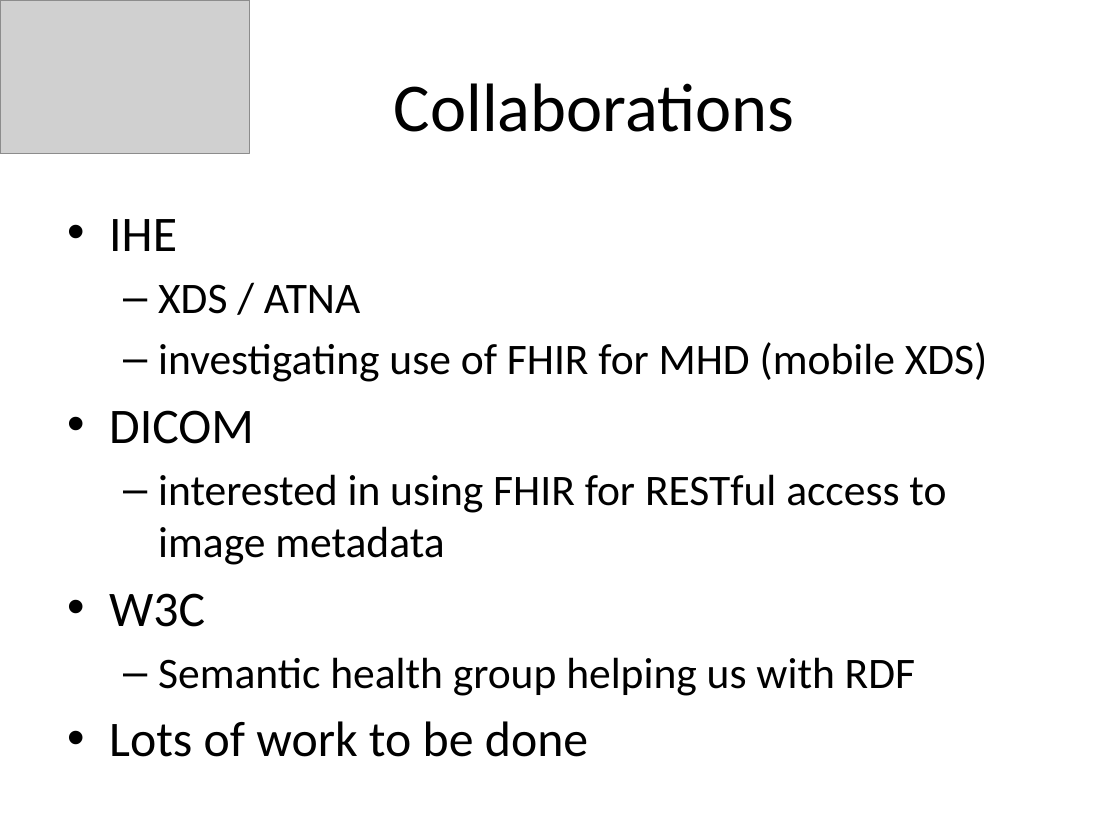
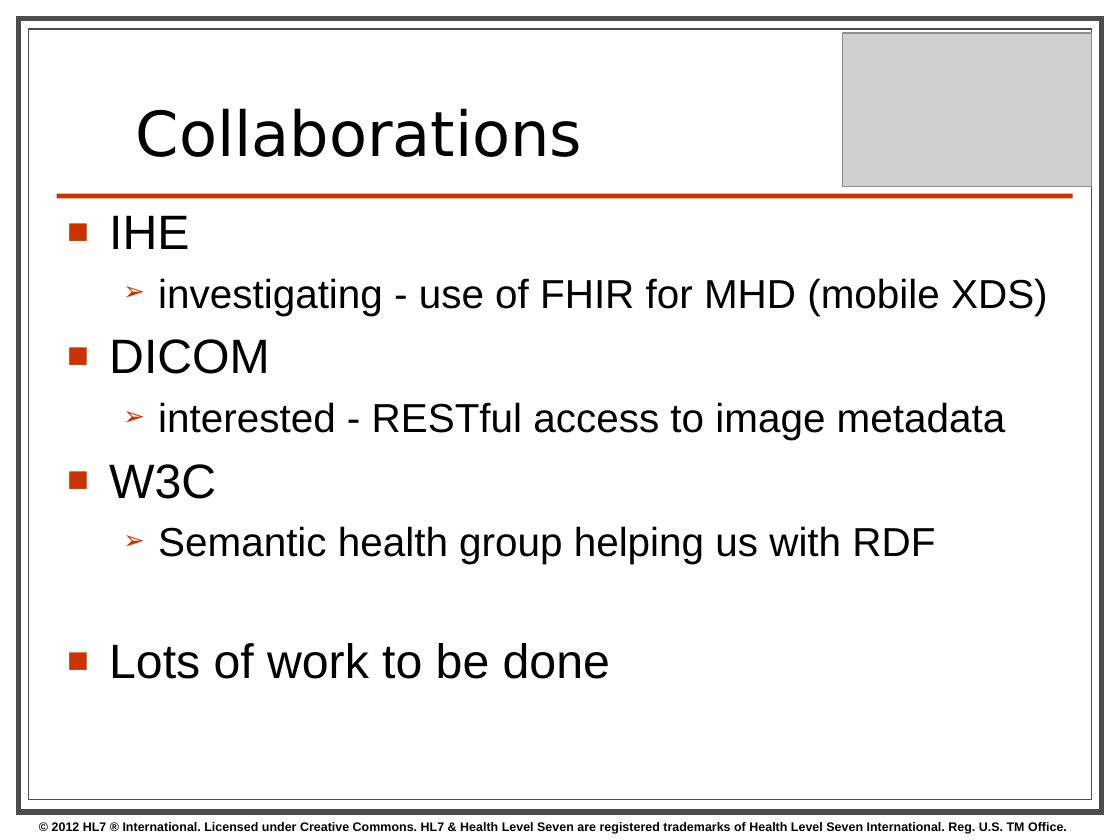
Before and after one commit to vista-novo/fhir, a slide deck: slide 17 of presentations/2012 Dec Webinar/FHIR Webinar.pptx (slide 16 before the commit). Drawn at 1120x840 pixels with LibreOffice and Linux fonts; fonts in the diff are those of the drawing; grey boxes stand for pictures; background and template pictures are left out. Boxes give left, top, right and bottom in pixels: in the first picture for what was removed or moved away, otherwise in the second. Text is boxed around its words. In the diff, an @@ line names an element or a change of style, - is before the commit and + after.

```diff
--- a/presentations/2012 Dec Webinar/FHIR Webinar.pptx
+++ b/presentations/2012 Dec Webinar/FHIR Webinar.pptx
@@ rectangle added at (x1=19, y1=19, x2=1102, y2=812), fill #FFFFFF, outline #4D4D4D 3.5 pt @@
@@ rectangle added at (x1=28, y1=29, x2=1091, y2=800), fill #FFFFFF, outline #4D4D4D 0.75 pt @@
@@ title "Collaborations" at (x1=136, y1=108, x2=582, y2=157): size 44 to 40 pt, font Calibri to DejaVu Sans; alignment centre to left; line spacing 1 to 0.8; vertical alignment middle to bottom @@
@@ picture moved from (x1=0, y1=0, x2=250, y2=153) to (x1=842, y1=32, x2=1092, y2=186) @@
@@ line added from (57, 196) to (1073, 196), #CC3300 3 pt @@
@@ text at (x1=109, y1=215, x2=935, y2=679): size 32 to 31 pt in "IHE", "DICOM", "W3C", "Lots of work to be done"; font Calibri to Arial in "IHE", "DICOM", "W3C", "Semantic health group helping us with RDF" and 1 more places; size 28 to 26 pt in "Semantic health group helping us with RDF"; bullet • to ■; bullet – to ➢ @@
@@ text at (x1=158, y1=278, x2=1048, y2=315): text changed; size 28 to 26 pt; font Calibri to Arial @@
-  – XDS / ATNA
-  – investigating use of FHIR for MHD (mobile XDS)
+  ➢ investigating - use of FHIR for MHD (mobile XDS)
@@ text at (x1=158, y1=402, x2=1006, y2=440): text changed; size 28 to 26 pt; font Calibri to Arial @@
-  – interested in using FHIR for RESTful access to image metadata
+  ➢ interested - RESTful access to image metadata
@@ text added at (x1=52, y1=822, x2=1067, y2=834), 8 pt, text #000000, bold @@
+© 2012 HL7 ® International. Licensed under Creative Commons. HL7 & Health Level Seven are registered trademarks of Health Level Seven International. Reg. U.S. TM Office.
```
Also in this commit, not shown: 16 other slides changed, 3 slides added, 2 slides removed.
